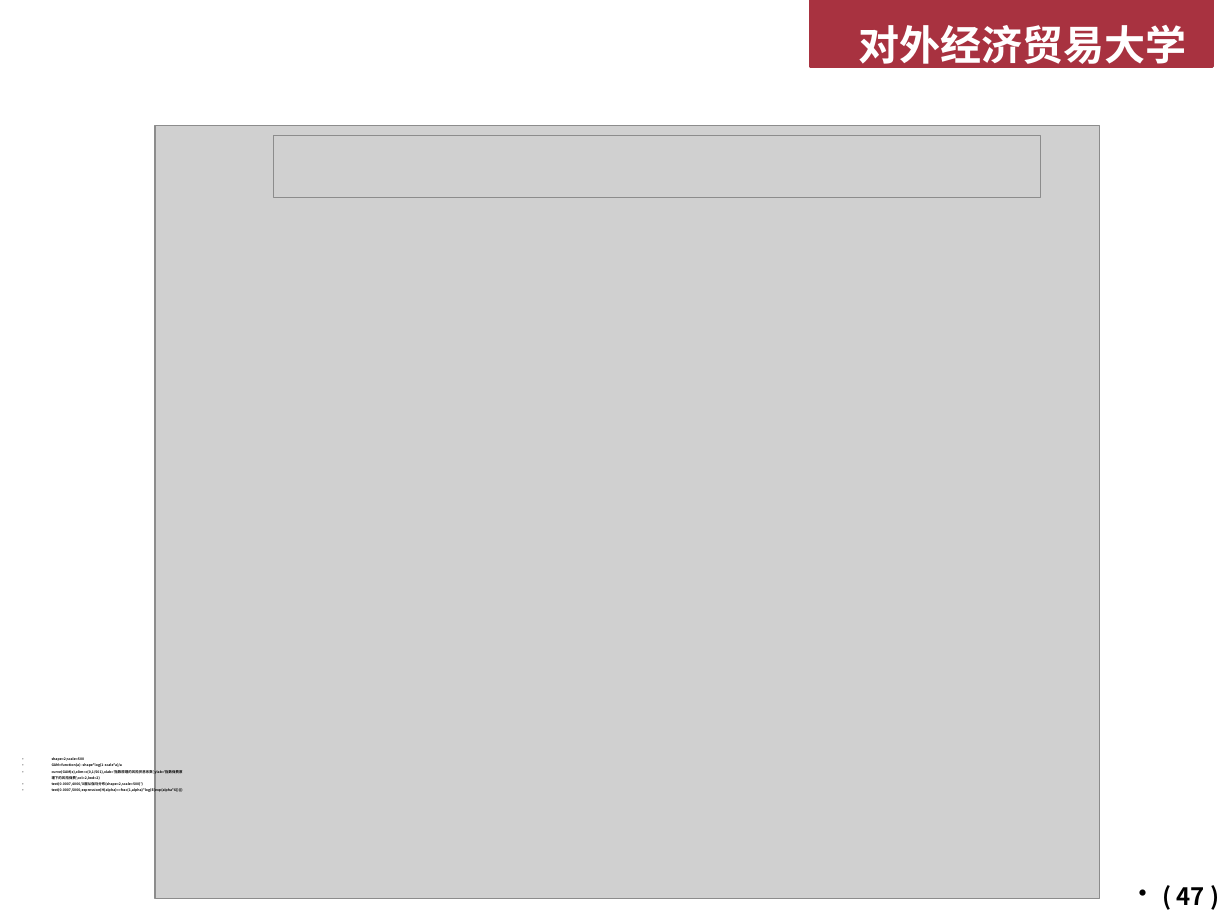
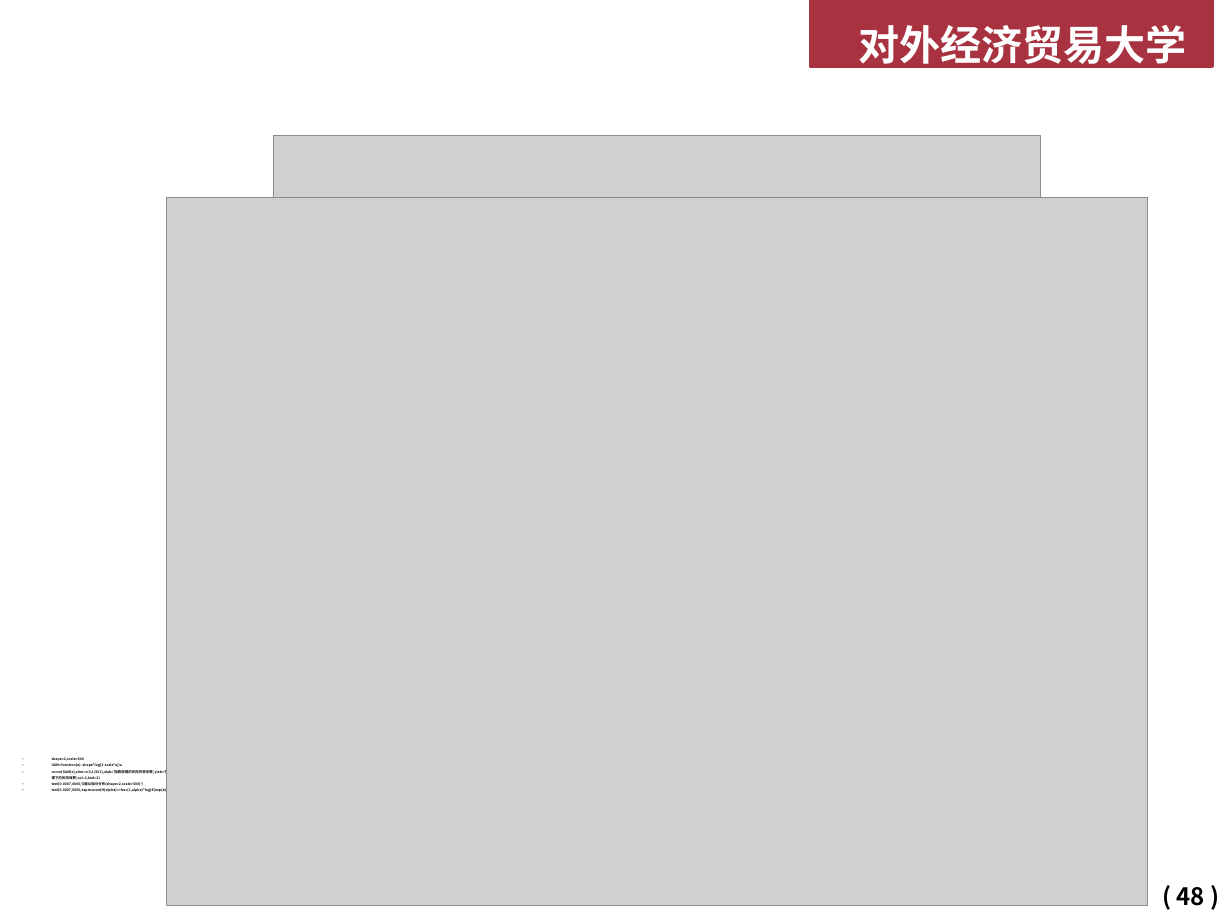
Before and after one commit to lizhengxiao/Non-life-Insurance-Actuarial-Science, a slide deck: slide 48 of Lectures/Week 2 - 风险度量基础.pptx (slide 47 before the commit). Drawn at 1232x924 pixels with LibreOffice and Linux fonts; fonts in the diff are those of the drawing; grey boxes stand for pictures; background and template pictures are left out. Boxes give left, top, right and bottom in pixels: in the first picture for what was removed or moved away, otherwise in the second. Text is boxed around its words. In the diff, an @@ line names an element or a change of style, - is before the commit and + after.

```diff
--- a/Lectures/Week 2 - 风险度量基础.pptx
+++ b/Lectures/Week 2 - 风险度量基础.pptx
@@ picture resized from (x1=155, y1=126, x2=1100, y2=898) to (x1=166, y1=197, x2=1148, y2=906) @@
@@ page number at (x1=1177, y1=887, x2=1205, y2=906): text changed @@
-( 47 )
+( 48 )
```
Also in this commit, not shown: 11 other slides changed, 1 slide added, 1 other file.
